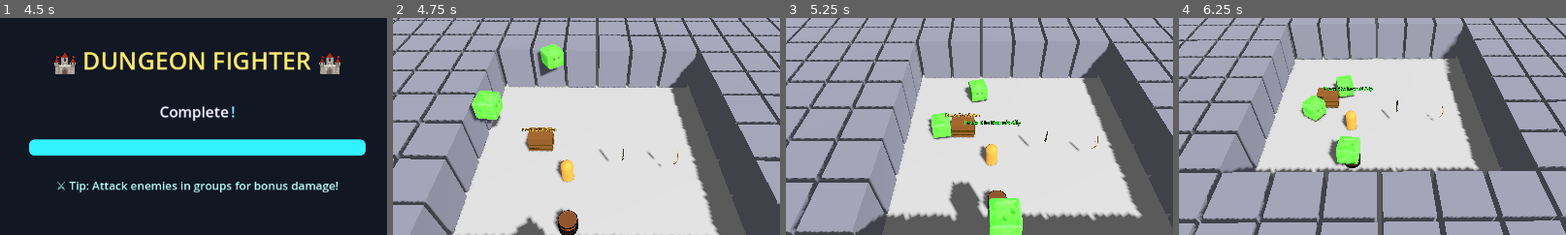
Above: before the commit, frames 1-4 (left to right).
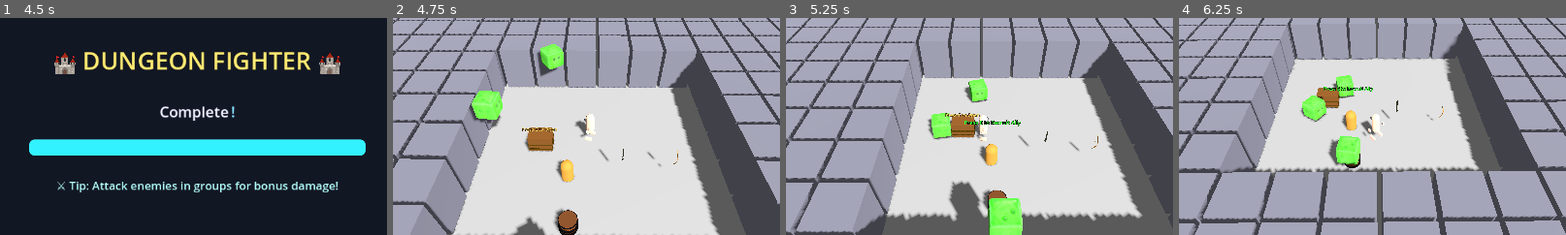
Above: after the commit, the same moments.

Repository: thaner66666666/game-1
Game: Godot game, scene res://Scenes/main.tscn
Two runs of this game, one before a commit and one after it. Both use one fixed random seed, a clock stepped at 60 frames per second and the inputs below.
Inputs (mouse positions are % of the whole screen's width and height, from its top left):
- Up to frame 1 (4.5 s): tap Enter at 0.5, 4.25 s; move the mouse to (72, 45) at 0.52 s; hold D (move_right) 0.53-1.28 s; hold Q (drop_weapon) 0.53-1.28 s; click (72, 45) at 0.6 s; move the mouse to (30, 55) at 1.27 s; hold S (move_down) 1.28-2.03 s; tap Q (drop_weapon) at 1.35 s; click (30, 55) at 1.55 s; move the mouse to (60, 28) at 2.02 s; hold D (move_right) 2.03-2.78 s; hold Q (drop_weapon) 2.03-2.78 s; click (60, 28) at 2.1 s; move the mouse to (45, 70) at 2.77 s; hold W (move_up) 2.78-3.53 s; tap Space (dash) at 2.85, 3.5 s; click (45, 70) at 3.05 s; move the mouse to (80, 65) at 3.52 s; hold Q (drop_weapon) 3.53-4.28 s; hold A (move_left) from 3.53 s (still down); move the mouse to (20, 35) at 4.27 s; tap E (interaction) at 4.35 s
- Up to frame 2 (4.75 s): keep holding A (move_left); click (20, 35) at 4.55 s
- Up to frame 3 (5.25 s): move the mouse to (55, 50) at 5.02 s; release A (move_left) at 5.03 s; hold S (move_down) from 5.03 s (still down); hold Q (drop_weapon) from 5.03 s (still down); click (55, 50) at 5.1 s
- Up to frame 4 (6.25 s): move the mouse to (35, 25) at 5.77 s; release S (move_down) at 5.78 s; release Q (drop_weapon) at 5.78 s; hold D (move_right) from 5.78 s (still down); tap Q (drop_weapon) at 5.85 s; click (35, 25) at 6.05 s
The pictures show only the part of the screen within x 25-74%, y 26-76%; the shares and areas given below are measured in that part.

Frame 1 is identical in both runs. In frame 2, 0.4% of the frame differs, in the area x 46-53%, y 44-57%; in frame 3, 0.3%; in frame 4, 0.4%.
Error before the commit: Attempt to call function 'setup' in base 'null instance' on a null instance. (res://dot)

Commit message:
refactor

Diff:
--- a/Scenes/player.tscn
+++ b/Scenes/player.tscn
@@ -4,10 +4,10 @@
 [ext_resource type="Script" uid="uid://cqexju0dcbsij" path="res://dot gds/PlayerMovement.gd" id="2_cvnsp"]
 [ext_resource type="Script" uid="uid://chx8k2542vhd2" path="res://dot gds/PlayerCombat.gd" id="3_6t5aa"]
 [ext_resource type="ArrayMesh" uid="uid://dpkhctk1q0bpg" path="res://3d Models/Sword/broadsword.obj" id="4_fkybt"]
-[ext_resource type="Script" uid="uid://kdl1nf2u8oxo" path="res://dot gds/SimpleHandManager.gd" id="4_vgqql"]
 [ext_resource type="ArrayMesh" uid="uid://dagubfxbsoacu" path="res://3d Models/Bow/bow_01.obj" id="5_x3wgy"]
 [ext_resource type="Script" uid="uid://dq5lkmafnvuay" path="res://dot gds/PlayerHealth.gd" id="7_3smsa"]
 [ext_resource type="Script" uid="uid://bl4cu5bh7eb27" path="res://dot gds/PlayerProgression.gd" id="8_8erm5"]
+[ext_resource type="Script" uid="uid://dbv3aogrn67ce" path="res://dot gds/PlayerInventory.gd" id="9_f1ek2"]
 
 [sub_resource type="StandardMaterial3D" id="StandardMaterial3D_6t5aa"]
 albedo_color = Color(0, 0, 0, 1)
@@ -216,9 +216,6 @@
 visible = false
 mesh = SubResource("CylinderMesh_fkybt")
 
-[node name="SimpleHandManager" type="Node3D" parent="WeaponAttachPoint"]
-script = ExtResource("4_vgqql")
-
 [node name="RightHandAnchor" type="Node3D" parent="."]
 transform = Transform3D(1, 0, 0, 0, 1, 0, 0, 0, 1, 0.44, -0.2, 0)
 
@@ -254,3 +251,6 @@
 
 [node name="ProgressionComponent" type="Node" parent="."]
 script = ExtResource("8_8erm5")
+
+[node name="InventoryComponent" type="Node" parent="."]
+script = ExtResource("9_f1ek2")
--- a/dot gds/PlayerCombat.gd
+++ b/dot gds/PlayerCombat.gd
@@ -188,7 +188,7 @@
 	print("🗡️ DEBUG: Has weapon = ", current_weapon != null)
 	if current_weapon:
 		print("🗡️ DEBUG: Weapon name = ", current_weapon.weapon_name)
-		print("🗡️ DEBUG: weapon_attach_point exists = ", player.weapon_attach_point != null)
+		print("🗡️ DEBUG: weapon_attach_point exists = ", player.inventory_component.weapon_attach_point != null)
 		if player.weapon_attach_point:
 			print("🗡️ DEBUG: weapon_attach_point path = ", player.weapon_attach_point.get_path())
 	if not current_weapon:
--- a/dot gds/PlayerHealth.gd
+++ b/dot gds/PlayerHealth.gd
@@ -21,7 +21,7 @@
 	last_damage_time = 0.0
 	invulnerability_timer = 0.0
 
-func take_damage(amount: int, from: Node3D = null):
+func take_damage(amount: int, _from: Node3D = null):
 	if current_health <= 0 or invulnerability_timer > 0:
 		return
 	var old_health = current_health
--- a/dot gds/PlayerInventory.gd
+++ b/dot gds/PlayerInventory.gd
@@ -7,7 +7,7 @@
 var player_ref: CharacterBody3D
 var weapon_attach_point: Node3D
 var equipped_weapon_mesh: MeshInstance3D
-var sword_node: MeshInstance3D
+var sword_node: MeshInstance3D = null
 
 # Base stats for weapon system
 var base_attack_damage := 10
@@ -17,14 +17,21 @@
 
 func setup(player_ref_in: CharacterBody3D):
 	player_ref = player_ref_in
-	_setup_weapon_attach_point()
-	_connect_weapon_manager_signals()
+	call_deferred("_setup_weapon_attach_point")
+	call_deferred("_connect_weapon_manager_signals")
 
 func _setup_weapon_attach_point():
-	# Get weapon attach point from player
+	if not player_ref:
+		return
 	weapon_attach_point = player_ref.get_node_or_null("WeaponAttachPoint")
 	if weapon_attach_point:
 		sword_node = weapon_attach_point.get_node_or_null("SwordNode")
+		if sword_node:
+			print("✅ PlayerInventory: Found SwordNode")
+		else:
+			print("⚠️ PlayerInventory: SwordNode not found under WeaponAttachPoint")
+	else:
+		print("❌ PlayerInventory: WeaponAttachPoint not found on player")
 
 func _connect_weapon_manager_signals():
 	if WeaponManager:
--- a/dot gds/SimpleHandManager.gd
+++ /dev/null
@@ -1,115 +0,0 @@
-extends Node3D
-
-# Reference to the current weapon visual instance
-var weapon_visual: Node3D = null
-
-func _ready():
-	# Connect to WeaponManager signals
-	if WeaponManager:
-		if WeaponManager.has_signal("weapon_equipped"):
-			WeaponManager.weapon_equipped.connect(_on_weapon_equipped)
-		if WeaponManager.has_signal("weapon_unequipped"):
-			WeaponManager.weapon_unequipped.connect(_on_weapon_unequipped)
-		print("✅ SimpleHandManager: Connected to WeaponManager signals")
-
-	# Initial refresh in case weapon is already equipped
-	refresh_weapon_hands()
-
-func _on_weapon_equipped(_weapon_resource: WeaponResource):
-	refresh_weapon_hands()
-
-func _on_weapon_unequipped():
-	refresh_weapon_hands()
-
-func refresh_weapon_hands():
-	ensure_weapon_nodes()
-	_hide_all_weapons()
-
-	var attach_point = get_parent()
-	var weapon_resource = null
-	if WeaponManager and WeaponManager.has_method("get_current_weapon"):
-		weapon_resource = WeaponManager.get_current_weapon()
-	if weapon_resource == null:
-		print("🤷 SimpleHandManager: No weapon equipped")
-		return
-
-	var weapon_type = int(weapon_resource.weapon_type)
-	var weapon_node_name = ""
-	match weapon_type:
-		int(WeaponResource.WeaponType.SWORD):
-			weapon_node_name = "SwordNode"
-		int(WeaponResource.WeaponType.BOW):
-			weapon_node_name = "BowNode"
-		int(WeaponResource.WeaponType.STAFF):
-			weapon_node_name = "StaffNode"
-		_:
-			weapon_node_name = "SwordNode"
-
-	var weapon_node = attach_point.get_node_or_null(weapon_node_name)
-	if weapon_node:
-		# Only show if it already has a mesh (imported model)
-		if weapon_node.mesh:
-			weapon_node.visible = true
-			_apply_enhanced_materials(weapon_node, weapon_type)
-			print("✅ SimpleHandManager: Activated ", weapon_node_name)
-		else:
-			print("⚠️ Weapon node has no mesh: ", weapon_node_name)
-	else:
-		print("❌ SimpleHandManager: Could not find node ", weapon_node_name)
-
-func _apply_enhanced_materials(weapon_node: Node, weapon_type: int):
-	# Apply materials based on weapon type
-	if weapon_type == int(WeaponResource.WeaponType.SWORD):
-		var mat = StandardMaterial3D.new()
-		mat.albedo_color = Color(0.8, 0.85, 0.9)
-		mat.metallic = 0.9
-		mat.roughness = 0.2
-		mat.emission_enabled = true
-		mat.emission = Color(0.7, 0.8, 1.0) * 0.2
-		weapon_node.material_override = mat
-	elif weapon_type == int(WeaponResource.WeaponType.BOW):
-		var mat = StandardMaterial3D.new()
-		mat.albedo_color = Color(0.4, 0.25, 0.1)
-		mat.roughness = 0.8
-		mat.emission_enabled = true
-		mat.emission = Color(0.7, 0.5, 0.2) * 0.1
-		weapon_node.material_override = mat
-	elif weapon_type == int(WeaponResource.WeaponType.STAFF):
-		var mat = StandardMaterial3D.new()
-		mat.albedo_color = Color(0.3, 0.2, 0.1)
-		mat.roughness = 0.7
-		mat.emission_enabled = true
-		mat.emission = Color(0.4, 0.6, 1.0) * 0.3
-		weapon_node.material_override = mat
-
-func ensure_weapon_nodes():
-	var attach_point = get_parent()
-	if not attach_point:
-		return
-
-	# Don't create any fallback meshes - only work with existing imported weapon nodes
-	var weapon_nodes = ["SwordNode", "BowNode", "StaffNode"]
-
-	for node_name in weapon_nodes:
-		var existing_node = attach_point.get_node_or_null(node_name)
-		if existing_node:
-			print("Found existing weapon node: ", node_name)
-		else:
-			print("Missing weapon node: ", node_name, " - using imported model only")
-
-func _hide_all_weapons():
-	var attach_point = get_parent()
-	if attach_point:
-		var names = ["SwordNode", "BowNode", "StaffNode"]
-		for node_name in names:
-			var node = attach_point.get_node_or_null(node_name)
-			if node:
-				node.visible = false
-
-
-# ...existing code...
-# Disabled staff hand logic for now
-# case int(WeaponResource.WeaponType.STAFF):
-# ...existing code...
-# elif weapon_type == int(WeaponResource.WeaponType.STAFF):
-# ...existing code...
--- a/dot gds/WeaponManager.gd
+++ b/dot gds/WeaponManager.gd
@@ -28,17 +28,11 @@
 	if not get_player(): return
 	current_weapon = weapon_resource
 	_apply_weapon_to_player()
-	var hand_manager = player.get_node_or_null("WeaponAttachPoint/SimpleHandManager")
-	if hand_manager and hand_manager.has_method("refresh_weapon_hands"):
-		hand_manager.refresh_weapon_hands()
 
 func unequip_weapon() -> void:
 	if not get_player(): return
 	current_weapon = null
 	_apply_weapon_to_player()
-	var hand_manager = player.get_node_or_null("WeaponAttachPoint/SimpleHandManager")
-	if hand_manager and hand_manager.has_method("refresh_weapon_hands"):
-		hand_manager.refresh_weapon_hands()
 
 func get_current_weapon() -> WeaponResource:
 	return current_weapon
--- a/dot gds/player.gd
+++ b/dot gds/player.gd
@@ -123,7 +123,6 @@
 
 @onready var movement_component: PlayerMovement = $MovementComponent
 @onready var combat_component: PlayerCombat = $CombatComponent
-@onready var sword_node: MeshInstance3D = $WeaponAttachPoint/SwordNode
 @onready var health_component = $HealthComponent
 @onready var progression_component = $ProgressionComponent
 @onready var inventory_component: PlayerInventory = $InventoryComponent
--- a/dot gds/weapon_pickup.gd
+++ b/dot gds/weapon_pickup.gd
@@ -406,22 +406,12 @@
 func _pickup_weapon():
 	WeaponManager.equip_weapon(weapon_resource)
 	print("🗡️ Picked up: ", weapon_resource.weapon_name)
-	# Immediately update hand visuals if SimpleHandManager exists
-	if Engine.has_singleton("SimpleHandManager"):
-		var hand_mgr = get_node("/root/SimpleHandManager")
-		if hand_mgr and hand_mgr.has_method("refresh_weapon_hands"):
-			hand_mgr.refresh_weapon_hands()
 	queue_free()
 
 func _swap_weapons():
 	var old_weapon = WeaponManager.get_current_weapon()
 	WeaponManager.equip_weapon(weapon_resource)
 	print("🗡️ Swapped to: ", weapon_resource.weapon_name)
-	# Immediately update hand visuals if SimpleHandManager exists
-	if Engine.has_singleton("SimpleHandManager"):
-		var hand_mgr = get_node("/root/SimpleHandManager")
-		if hand_mgr and hand_mgr.has_method("refresh_weapon_hands"):
-			hand_mgr.refresh_weapon_hands()
 	if old_weapon:
 		set_weapon_resource(old_weapon)
 		print("🗡️ Dropped: ", old_weapon.weapon_name)
Not shown, removed: dot gds/SimpleHandManager.gd.uid
